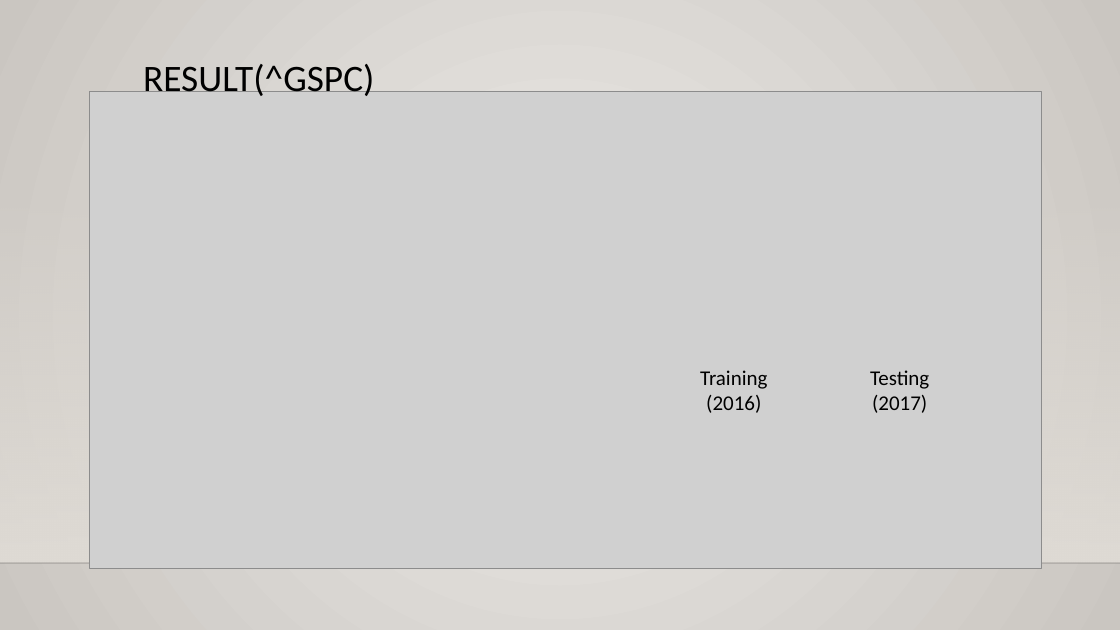
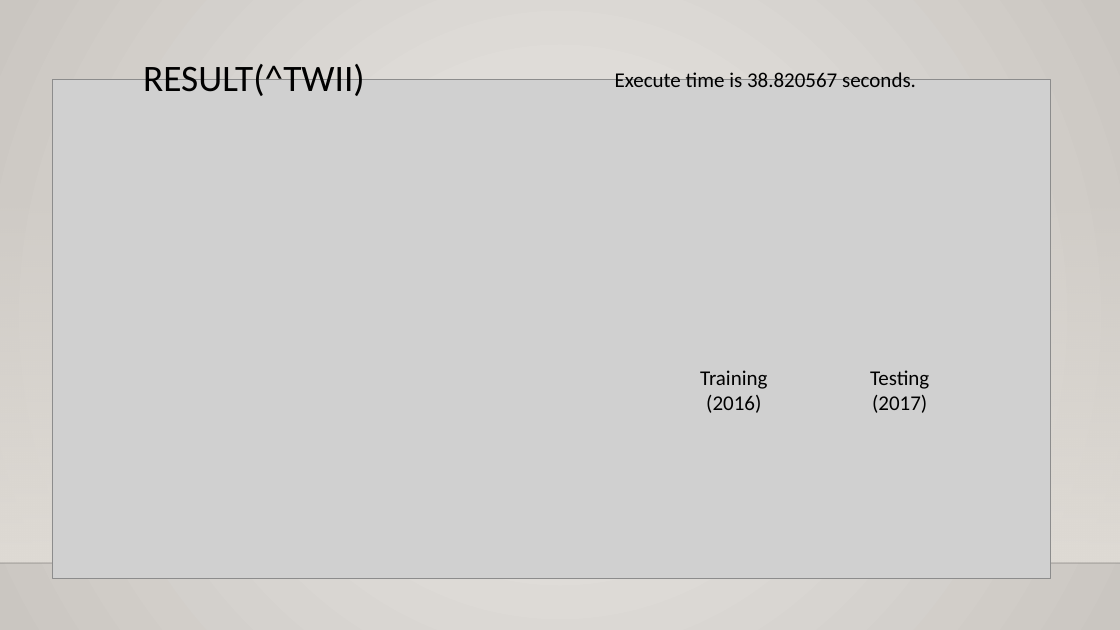
Before and after one commit to add11013/Matlab-AI, a slide deck: slide 11 of 0301_RO_VS_PSO/RO_VS_PSO.pptx (slide 12 before the commit). Drawn at 1120x630 pixels with LibreOffice and Linux fonts; fonts in the diff are those of the drawing; grey boxes stand for pictures; background and template pictures are left out. Boxes give left, top, right and bottom in pixels: in the first picture for what was removed or moved away, otherwise in the second. Text is boxed around its words. In the diff, an @@ line names an element or a change of style, - is before the commit and + after.

```diff
--- a/0301_RO_VS_PSO/RO_VS_PSO.pptx
+++ b/0301_RO_VS_PSO/RO_VS_PSO.pptx
@@ picture: place and size @@
-picture at [89, 92, 1042, 569]
+picture at [53, 79, 1050, 579]
@@ title at [143, 64, 365, 96]: text changed @@
-RESULT(^GSPC)
+RESULT(^TWII)
@@ text added at [615, 72, 916, 87], 18 pt, text #000000 @@
+Execute time is 38.820567 seconds.
```
Also in this commit, not shown: 9 other slides changed, 1 slide added, 1 slide removed, 3 other files.
